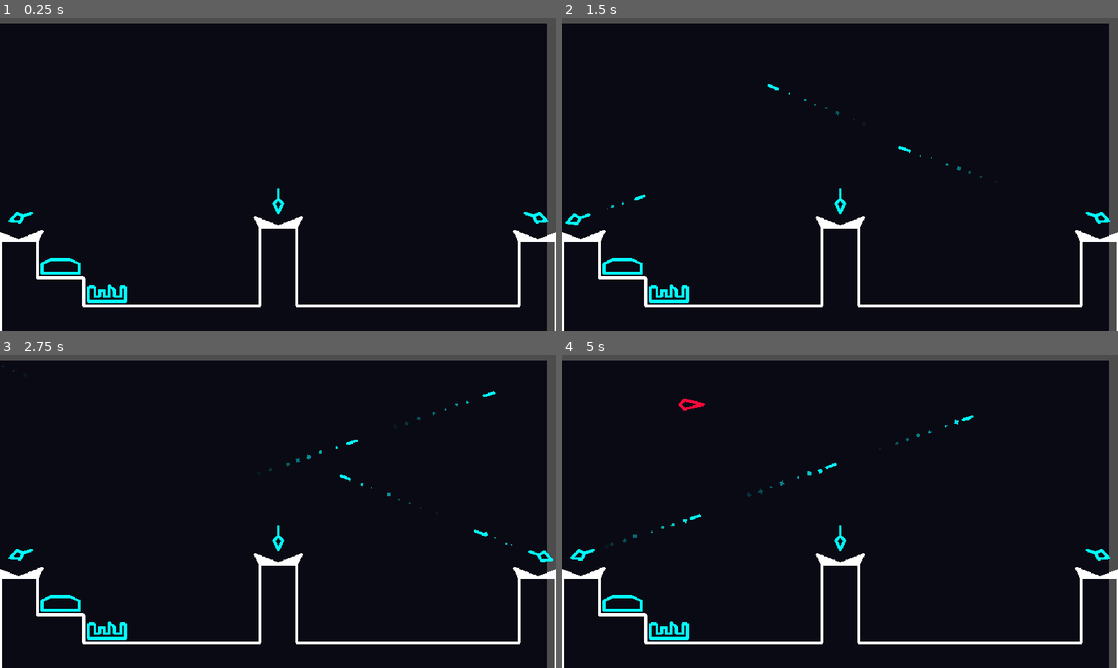
Above: before the commit, frames 1-4 (two rows, left to right).
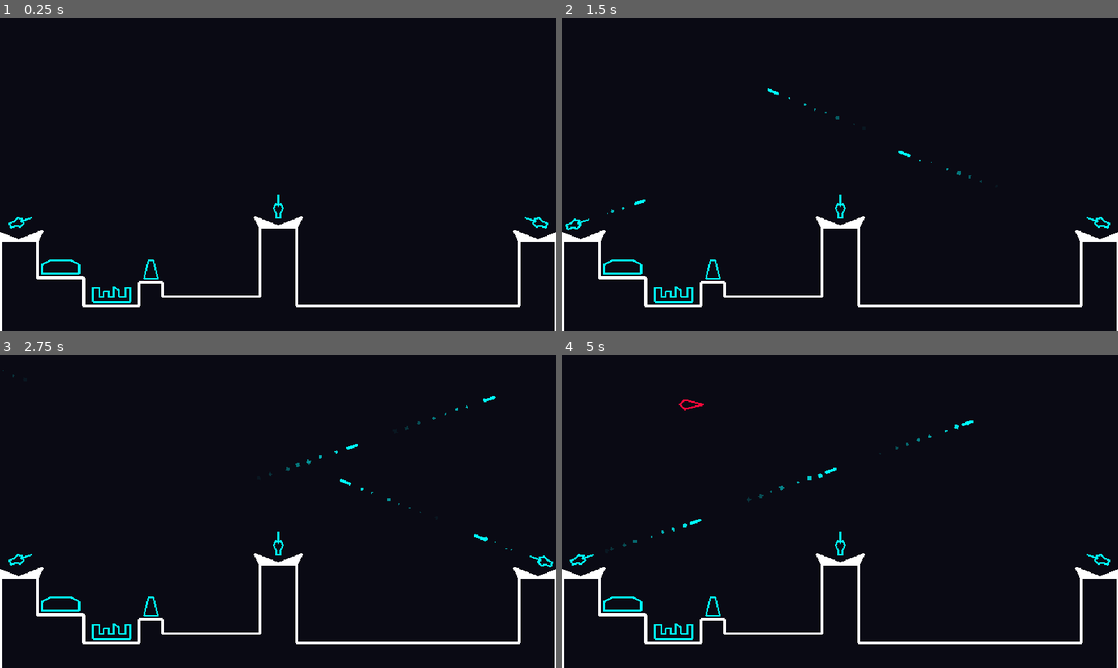
Above: after the commit, the same moments.

Repository: Paraldos/retro-stars
Game: Godot game, scene res://strato_defense/strato_defense.tscn
Same seed, same stepped clock (60 frames per second), same inputs: the game is played once before the commit and once after it.
Inputs:
- Up to frame 1 (0.25 s): no input
- Up to frame 2 (1.5 s): tap Enter at 0.5 s; hold D (right) 0.53-1.28 s; hold A (left) from 1.28 s (still down)
- Up to frame 3 (2.75 s): release A (left) at 2.03 s; hold D (right) from 2.03 s (still down)
- Up to frame 4 (5 s): release D (right) at 2.78 s; hold Up (up) 2.78-3.53 s; hold A (left) from 3.53 s (still down)

The runs differ from the first frame. In frame 1, 4.3% of the frame differs, in the area x 0-100%, y 0-100%; in frame 2, 4.5%; in frame 3, 4.6%; in frame 4, 4.7%.

Commit message:
refactored guns

Diff:
--- a/strato_defense/building_template/building.gd
+++ b/strato_defense/building_template/building.gd
@@ -4,6 +4,7 @@
 @onready var collision_polygon: CollisionPolygon2D = %CollisionPolygon
 
 func _ready() -> void:
+	torso_line.position.y -= 7
 	torso_line.points = collision_polygon.polygon
 
 func _on_area_entered(area: Area2D) -> void:
--- a/strato_defense/building_template/building.tscn
+++ b/strato_defense/building_template/building.tscn
@@ -11,14 +11,16 @@
 [node name="CollisionPolygon" type="CollisionPolygon2D" parent="."]
 unique_name_in_owner = true
 polygon = PackedVector2Array(-32, -32, 32, -32, 32, 32, -32, 32)
+metadata/_edit_lock_ = true
 
 [node name="TorsoLine" type="Line2D" parent="."]
 unique_name_in_owner = true
 points = PackedVector2Array(-32, -32, 32, -32, 32, 32, -32, 32)
 closed = true
-width = 5.0
+width = 3.0
 joint_mode = 2
 begin_cap_mode = 2
 end_cap_mode = 2
+metadata/_edit_lock_ = true
 
 [connection signal="area_entered" from="." to="." method="_on_area_entered"]
--- a/strato_defense/enemies/enemy_template.gd
+++ b/strato_defense/enemies/enemy_template.gd
@@ -27,11 +27,11 @@
 		global_position.x = right_border
 
 func _move():
-	if row >= 3:
+	row += 1
+	if row >= 4:
 		queue_free()
 	else:
-		row += 1
-		attack.visible = row >= 3
+		attack.visible = row == 3
 		_adjust_position()
 		await _tween_position_x(_get_target_pos())
 		_move()
--- a/strato_defense/enemies/enemy_template.tscn
+++ b/strato_defense/enemies/enemy_template.tscn
@@ -128,7 +128,7 @@
 position = Vector2(-8, 0)
 points = PackedVector2Array(32, 0, 0, -8, -8, 0, 0, 8)
 closed = true
-width = 5.0
+width = 3.0
 joint_mode = 2
 begin_cap_mode = 2
 end_cap_mode = 2
--- a/strato_defense/gun/main_gun.tscn
+++ b/strato_defense/gun/main_gun.tscn
@@ -17,24 +17,21 @@
 [node name="Tower" type="Node2D" parent="."]
 unique_name_in_owner = true
 modulate = Color(0, 1, 1, 1)
-position = Vector2(0, -24)
+position = Vector2(0, -16)
 
 [node name="TowerMain" type="Line2D" parent="Tower"]
 position = Vector2(16, 8)
-points = PackedVector2Array(-16, 8, -24, -8, -16, -16, -8, -8)
+points = PackedVector2Array(-20, 8, -20, 0, -24, -8, -20, -16, -16, -12, -12, -16, -8, -8, -12, 0, -12, 8)
 closed = true
-width = 5.0
+width = 3.0
 joint_mode = 2
 begin_cap_mode = 2
 end_cap_mode = 2
 
 [node name="TowerBarrrel" type="Line2D" parent="Tower"]
 position = Vector2(-48, 24)
-points = PackedVector2Array(48, -32, 48, -48)
-width = 5.0
-joint_mode = 2
-begin_cap_mode = 2
-end_cap_mode = 2
+points = PackedVector2Array(48, -48, 48, -28)
+width = 3.0
 
 [node name="BulletSpawnPoint" type="Node2D" parent="Tower"]
 unique_name_in_owner = true
--- a/strato_defense/strato_defense.tscn
+++ b/strato_defense/strato_defense.tscn
@@ -12,19 +12,16 @@
 anchors_preset = 15
 anchor_right = 1.0
 anchor_bottom = 1.0
-offset_left = -16.0
-offset_top = 8.0
-offset_right = -16.0
-offset_bottom = 8.0
 grow_horizontal = 2
 grow_vertical = 2
 color = Color(0.0392157, 0.0392157, 0.0784314, 1)
+metadata/_edit_lock_ = true
 
 [node name="Level" parent="." instance=ExtResource("2_yah1x")]
 position = Vector2(0, 48)
 
 [node name="CollisionPolygon2D" parent="Level" index="0"]
-polygon = PackedVector2Array(0, 336, 64, 336, 64, 400, 144, 400, 144, 448, 448, 448, 448, 312, 512, 312, 512, 448, 896, 448, 896, 336, 960, 336, 960, 496, 0, 496)
+polygon = PackedVector2Array(0, 336, 64, 336, 64, 400, 144, 400, 144, 448, 240, 448, 240, 408, 280, 408, 280, 432, 448, 432, 448, 312, 512, 312, 512, 448, 896, 448, 896, 336, 960, 336, 960, 496, 0, 496)
 
 [node name="AttackTimer" type="Timer" parent="."]
 unique_name_in_owner = true
@@ -57,23 +54,30 @@
 metadata/_edit_lock_ = true
 
 [node name="Building" parent="Buildings" instance=ExtResource("4_7cwcl")]
-position = Vector2(104, 408)
+position = Vector2(104, 416)
 
 [node name="CollisionPolygon" parent="Buildings/Building" index="0"]
-position = Vector2(0, 8)
 polygon = PackedVector2Array(-32, 16, -16, 8, 16, 8, 32, 16, 32, 32, -32, 32)
 
 [node name="TorsoLine" parent="Buildings/Building" index="1"]
 points = PackedVector2Array()
 
 [node name="Building2" parent="Buildings" instance=ExtResource("4_7cwcl")]
-position = Vector2(184, 456)
+position = Vector2(192, 464)
 
 [node name="CollisionPolygon" parent="Buildings/Building2" index="0"]
-position = Vector2(0, 8)
 polygon = PackedVector2Array(-32, 8, -21, 8, -21, 24, -13, 24, -13, 14, -5, 14, -5, 24, 4, 24, 4, 6, 13, 13, 13, 24, 24, 24, 24, 8, 32, 8, 32, 32, -32, 32)
 
 [node name="TorsoLine" parent="Buildings/Building2" index="1"]
+points = PackedVector2Array()
+
+[node name="Building3" parent="Buildings" instance=ExtResource("4_7cwcl")]
+position = Vector2(264, 424)
+
+[node name="CollisionPolygon" parent="Buildings/Building3" index="0"]
+polygon = PackedVector2Array(0, 0, 8, 32, -16, 32, -8, 0)
+
+[node name="TorsoLine" parent="Buildings/Building3" index="1"]
 points = PackedVector2Array()
 
 [node name="SpawnTimer" type="Timer" parent="."]
@@ -86,3 +90,4 @@
 [editable path="Level"]
 [editable path="Buildings/Building"]
 [editable path="Buildings/Building2"]
+[editable path="Buildings/Building3"]
